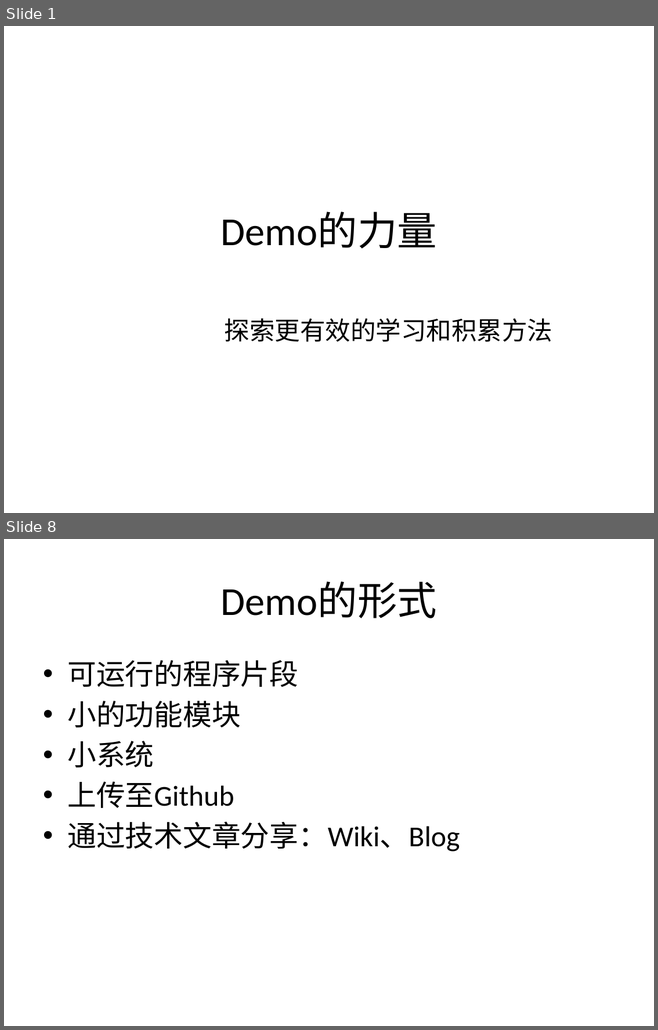
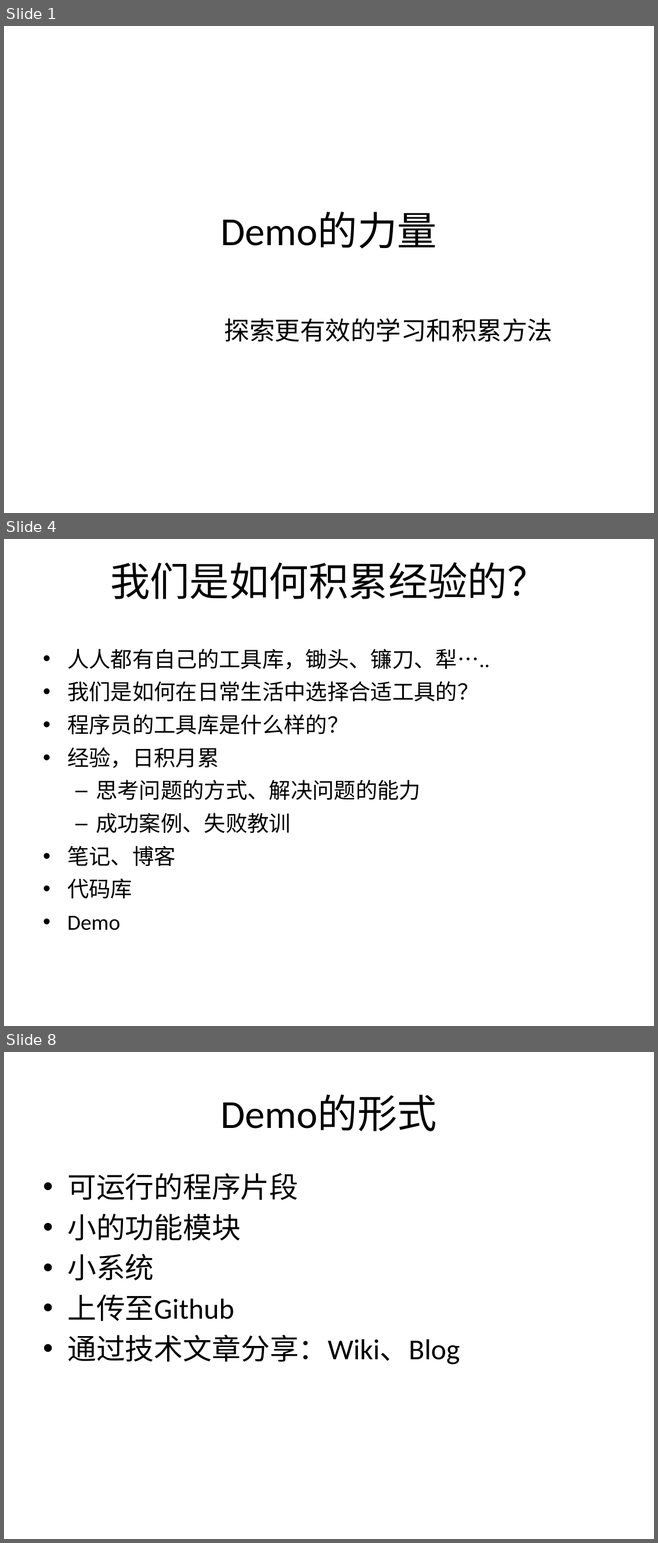
Before and after one commit to boubei-com/boubei-learn, a slide deck: doc/9.Demo的力量.pptx. Shown one above the other, each under a label of ours: slides 1 and 8 before the commit, slides 1, 4 and 8 after it; the slides between them are not shown. The pictures are 658x1030 and 658x1543 pixels, drawn with LibreOffice and Linux fonts; fonts in the diff are those of the drawing. Boxes give left, top, right and bottom in pixels: in the first picture for what was removed or moved away, otherwise in the second. Text is boxed around its words. In the diff, an @@ line names an element or a change of style, - is before the commit and + after.

```diff
--- a/doc/9.Demo的力量.pptx
+++ b/doc/9.Demo的力量.pptx
@@ slide 4 added at <box>4,539,654,1026</box>, background #FFFFFF @@
@@ title added at <box>110,562,547,599</box>, 44 pt, text #000000 @@
+我们是如何积累经验的？
@@ text added at <box>67,649,489,931</box>, 24 pt, text #000000 @@
+• 人人都有自己的工具库，锄头、镰刀、犁…..
+• 我们是如何在日常生活中选择合适工具的？
+• 程序员的工具库是什么样的？
+• 经验，日积月累
+  – 思考问题的方式、解决问题的能力
+  – 成功案例、失败教训
+• 笔记、博客
+• 代码库
+• Demo
```
Also in this commit, not shown: 6 slides changed, 1 slide removed, 10 other files.
